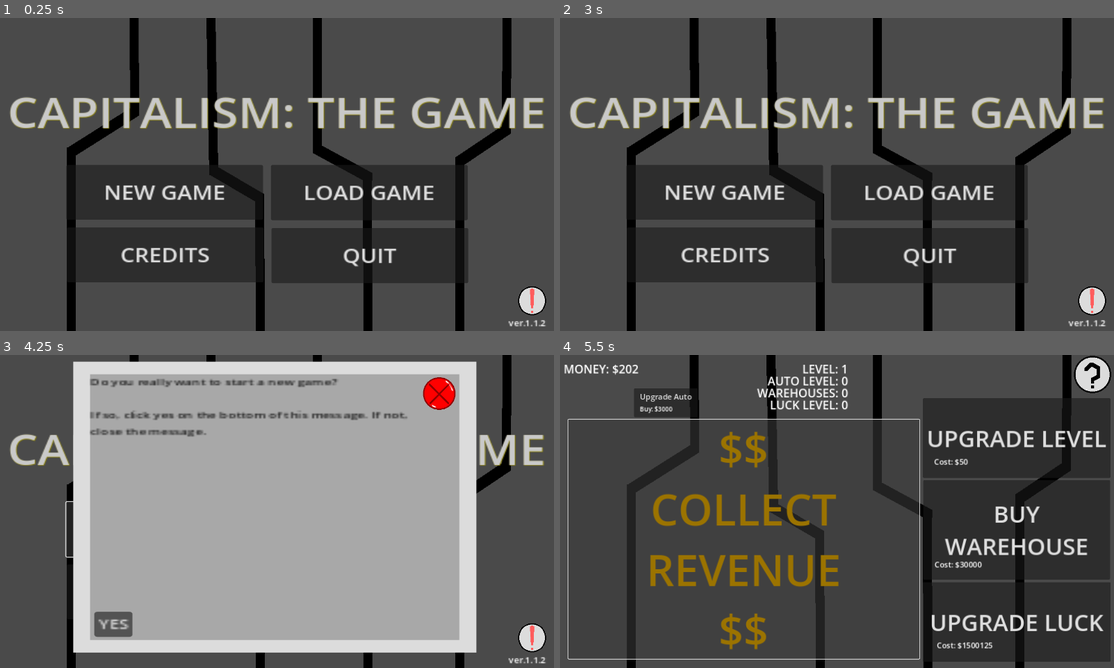
Above: before the commit, frames 1-4 (two rows, left to right).
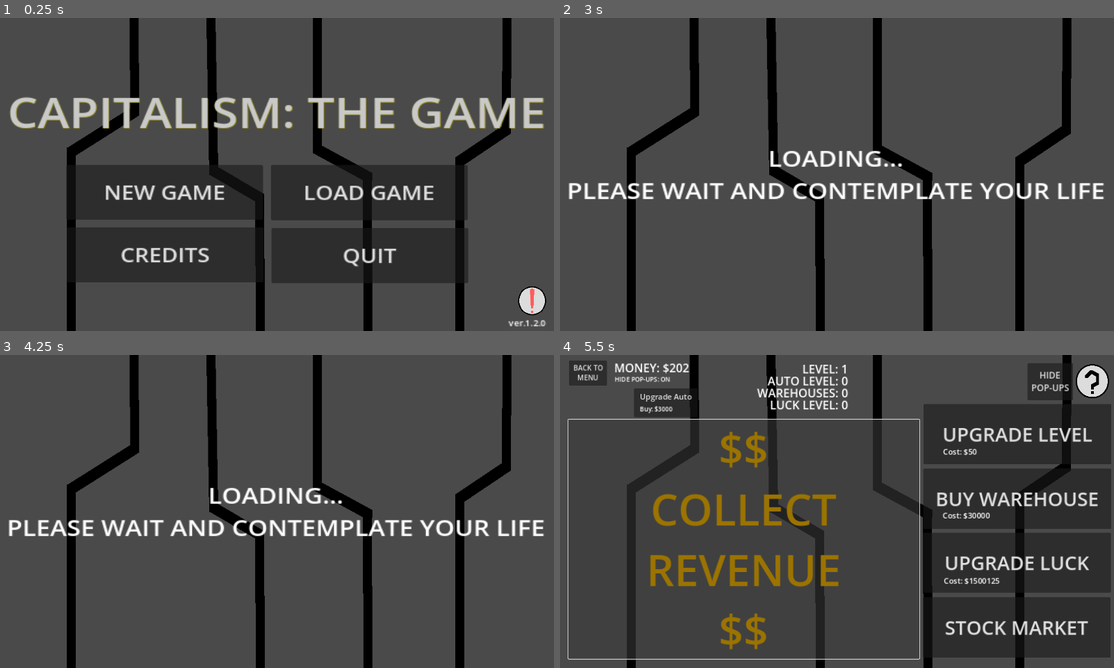
Above: after the commit, the same moments.

Repository: AwesomeGearBoy/capitalism-the-game
Game: Godot game, scene res://scenes/main.tscn
Two runs of this game, one before a commit and one after it. Both use one fixed random seed, a clock stepped at 60 frames per second and the inputs below.
Inputs (mouse positions are in pixels of both pictures, inside the frame that each line leads up to):
- Up to frame 1 (0.25 s): no input
- Up to frame 2 (3 s): click "UPGRADE LUCK" at 0.5 s; click (1014, 290) at 1.25 s, where only the run after the commit has a clickable "STOCK MARKET"; click (1047, 46) at 2 s, where only the run after the commit has a clickable "HIDE POP-UPS"; click (587, 36) at 2.75 s, where only the run after the commit has a clickable "BACK TO MENU"
- Up to frame 3 (4.25 s): click "NEW GAME" at 3.5 s
- Up to frame 4 (5.5 s): click "YES" at 4.25 s; click "$$ COLLECT REVENUE $$" at 5 s

The runs differ from the first frame. In frame 1, less than 0.1% of the frame differs, in the area x 96-99%, y 96-99%; in frame 2, 28%; in frame 3, 69%, in the area x 1-99%, y 2-99%; in frame 4, 9.5%.
Error in both runs: Cannot call method 'store_string' on a null value. (res://scripts/savedata.gd:5)

Commit message:
Added more buttons for access on more devices

Diff:
--- a/scenes/main.tscn
+++ b/scenes/main.tscn
@@ -38,11 +38,11 @@
 autowrap_mode = 3
 
 [node name="UpgradeLevel" type="Button" parent="."]
-offset_left = 945.0
-offset_top = 112.0
-offset_right = 1431.0
-offset_bottom = 318.0
-theme_override_font_sizes/font_size = 60
+offset_left = 947.0
+offset_top = 127.0
+offset_right = 1433.0
+offset_bottom = 283.0
+theme_override_font_sizes/font_size = 50
 text = "UPGRADE LEVEL"
 
 [node name="UpgradeAuto" type="Button" parent="."]
@@ -57,47 +57,73 @@
 
 [node name="BuyWarehouse" type="Button" parent="."]
 offset_left = 946.0
-offset_top = 324.0
-offset_right = 1430.0
-offset_bottom = 581.0
-theme_override_font_sizes/font_size = 60
+offset_top = 294.0
+offset_right = 1433.0
+offset_bottom = 450.0
+theme_override_font_sizes/font_size = 50
 text = "BUY WAREHOUSE"
 autowrap_mode = 3
 
 [node name="UpgradeLuck" type="Button" parent="."]
 offset_left = 945.0
-offset_top = 588.0
+offset_top = 460.0
+offset_right = 1432.0
+offset_bottom = 615.0
+theme_override_font_sizes/font_size = 50
+text = "UPGRADE LUCK"
+
+[node name="StockMarket" type="Button" parent="."]
+offset_left = 945.0
+offset_top = 627.0
 offset_right = 1431.0
-offset_bottom = 794.0
-theme_override_font_sizes/font_size = 60
-text = "UPGRADE LUCK"
+offset_bottom = 783.0
+theme_override_font_sizes/font_size = 50
+text = "STOCK MARKET"
 
 [node name="Salvage" type="Button" parent="."]
-offset_left = 946.0
-offset_top = 16.0
-offset_right = 1206.0
-offset_bottom = 102.0
+offset_left = 947.0
+offset_top = 22.0
+offset_right = 1207.0
+offset_bottom = 117.0
 theme_override_font_sizes/font_size = 35
 text = "SALVAGE"
 
+[node name="HidePopups" type="Button" parent="."]
+offset_left = 1216.0
+offset_top = 21.0
+offset_right = 1334.0
+offset_bottom = 117.0
+theme_override_font_sizes/font_size = 23
+text = "HIDE POP-UPS"
+autowrap_mode = 3
+
+[node name="MenuButton" type="Button" parent="."]
+offset_left = 29.0
+offset_top = 14.0
+offset_right = 127.0
+offset_bottom = 79.0
+theme_override_font_sizes/font_size = 18
+text = "BACK TO MENU"
+autowrap_mode = 3
+
 [node name="Hint" type="TextureButton" parent="."]
-offset_left = 1338.0
-offset_top = 7.0
-offset_right = 1431.0
-offset_bottom = 94.0
+offset_left = 1339.0
+offset_top = 22.0
+offset_right = 1429.0
+offset_bottom = 114.0
 texture_normal = ExtResource("2_3ofbb")
 texture_pressed = ExtResource("2_3ofbb")
 texture_hover = ExtResource("2_3ofbb")
 texture_disabled = ExtResource("2_3ofbb")
 texture_focused = ExtResource("2_3ofbb")
 ignore_texture_size = true
-stretch_mode = 3
+stretch_mode = 0
 
 [node name="LevelCost" type="Label" parent="."]
-offset_left = 974.0
-offset_top = 262.0
-offset_right = 1051.0
-offset_bottom = 290.0
+offset_left = 997.0
+offset_top = 236.0
+offset_right = 1074.0
+offset_bottom = 264.0
 theme_override_font_sizes/font_size = 20
 text = "Cost: $0"
 
@@ -109,26 +135,26 @@
 text = "Cost: $0"
 
 [node name="WaresCost" type="Label" parent="."]
-offset_left = 975.0
-offset_top = 528.0
-offset_right = 1052.0
-offset_bottom = 556.0
+offset_left = 996.0
+offset_top = 401.0
+offset_right = 1073.0
+offset_bottom = 429.0
 theme_override_font_sizes/font_size = 20
 text = "Cost: $0"
 
 [node name="LuckCost" type="Label" parent="."]
-offset_left = 981.0
-offset_top = 737.0
-offset_right = 1058.0
-offset_bottom = 765.0
+offset_left = 999.0
+offset_top = 570.0
+offset_right = 1076.0
+offset_bottom = 598.0
 theme_override_font_sizes/font_size = 20
 text = "Cost: $0"
 
 [node name="Money" type="Label" parent="."]
-offset_left = 15.0
-offset_top = 14.0
-offset_right = 175.0
-offset_bottom = 56.0
+offset_left = 146.0
+offset_top = 11.0
+offset_right = 306.0
+offset_bottom = 53.0
 theme_override_font_sizes/font_size = 30
 text = "MONEY: $0"
 
@@ -165,10 +191,10 @@
 text = "LUCK LEVEL: 0"
 
 [node name="MessageMode" type="Label" parent="."]
-offset_left = 18.0
-offset_top = 53.0
-offset_right = 162.0
-offset_bottom = 76.0
+offset_left = 147.0
+offset_top = 51.0
+offset_right = 291.0
+offset_bottom = 74.0
 text = "HIDE POP-UPS: ON"
 
 [node name="VendingMachine" parent="." instance=ExtResource("3_n7en5")]
@@ -485,6 +511,8 @@
 [connection signal="pressed" from="BuyWarehouse" to="." method="_on_buy_warehouse_pressed"]
 [connection signal="pressed" from="UpgradeLuck" to="." method="_on_upgrade_luck_pressed"]
 [connection signal="pressed" from="Salvage" to="." method="_on_salvage_pressed"]
+[connection signal="pressed" from="HidePopups" to="." method="_on_hide_popups_pressed"]
+[connection signal="pressed" from="MenuButton" to="." method="_on_menu_button_pressed"]
 [connection signal="pressed" from="Hint" to="." method="_on_hint_pressed"]
 [connection signal="pressed" from="SalvageMessage/ConfirmSalvage" to="." method="_on_confirm_salvage_pressed"]
 [connection signal="gift_collected" from="Menu" to="." method="_on_event_gift_collected"]
--- a/scripts/main.gd
+++ b/scripts/main.gd
@@ -402,3 +402,13 @@
 
 func _on_event_gift_collected():
 	money += 500000 * level
+
+func _on_menu_button_pressed():
+	load_timeout = randi_range(1.2, 3.3)
+	menu = true
+
+func _on_hide_popups_pressed():
+	if hide_messages:
+		hide_messages = false
+	elif !hide_messages:
+		hide_messages = true
--- a/scripts/version.gd
+++ b/scripts/version.gd
@@ -1,8 +1,8 @@
 class_name GameVersion
 
 var release := 1
-var update := 1
-var bug_fixes := 2
+var update := 2
+var bug_fixes := 0
 
 func get_version():
 	var version = "ver." + str(release) + "." + str(update) + "." + str(bug_fixes)
